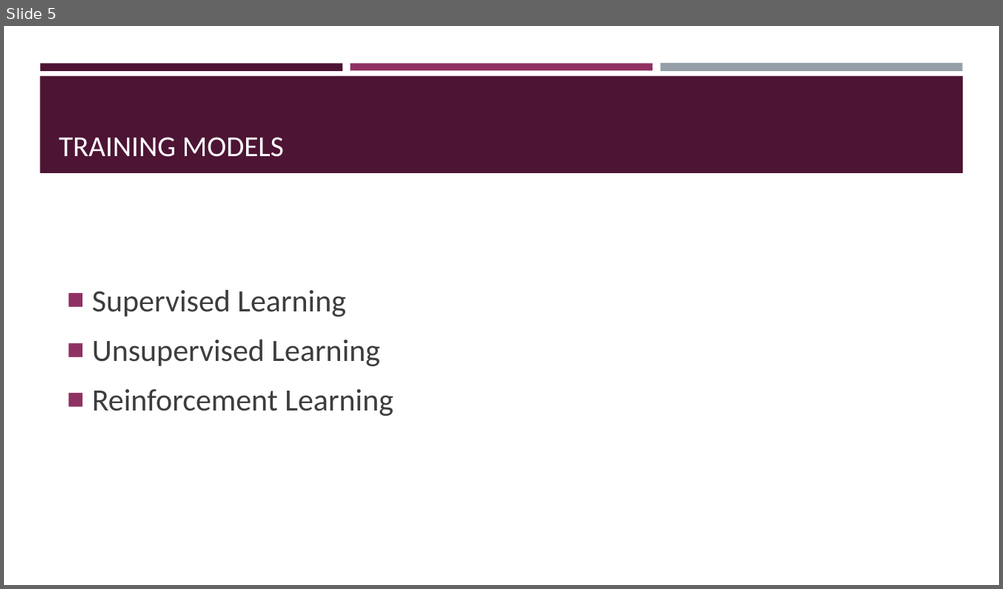
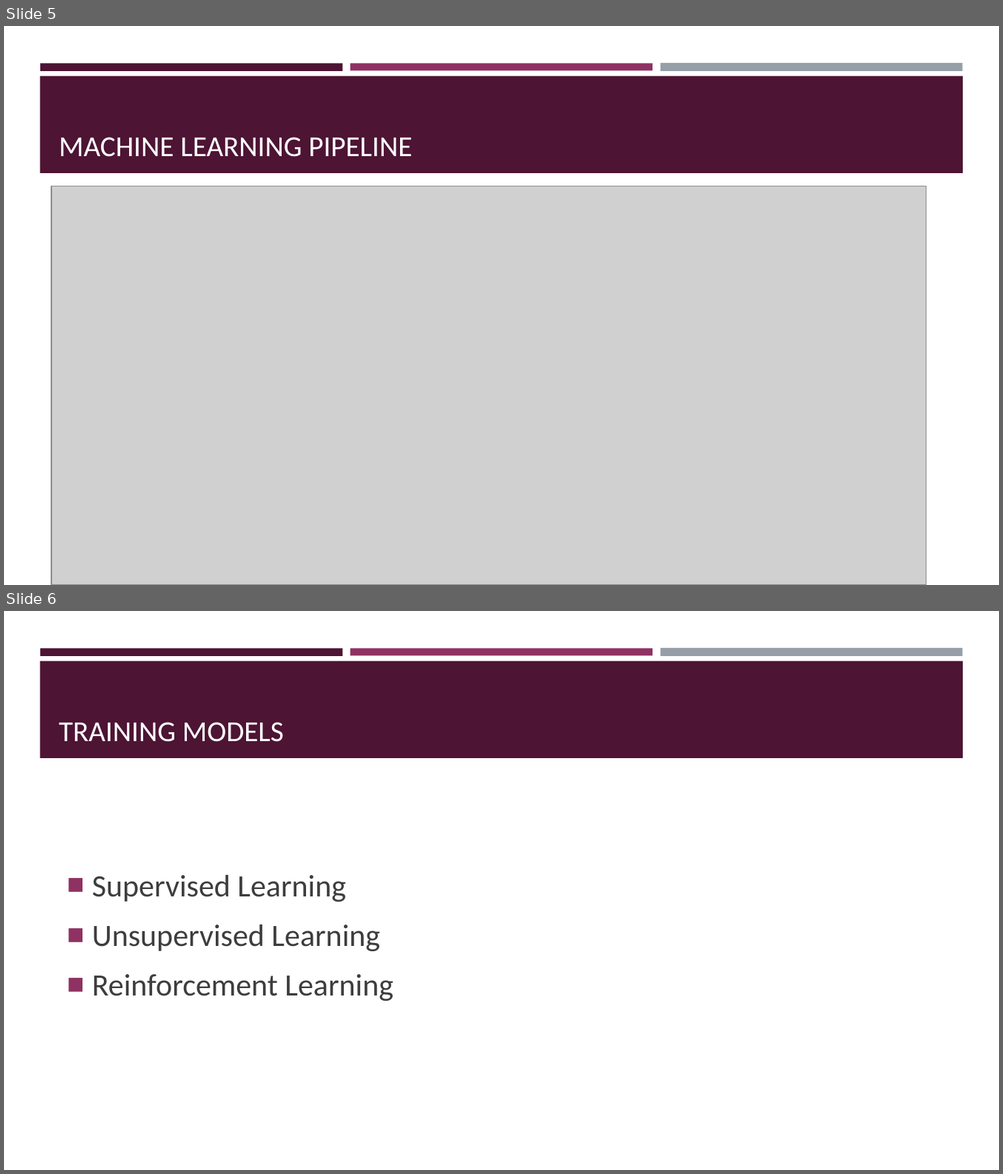
Before and after one commit to BeiyuLinCS/beiyulin.github.io, a slide deck: teach/spring_21/behavior_modeling/week4_multi_disciplinary.pptx. Shown one above the other, each under a label of ours: slide 5 before the commit, slides 5 and 6 after it. The pictures are 1003x589 and 1003x1174 pixels, drawn with LibreOffice and Linux fonts; fonts in the diff are those of the drawing; grey boxes stand for pictures. Boxes give left, top, right and bottom in pixels: in the first picture for what was removed or moved away, otherwise in the second. Text is boxed around its words. In the diff, an @@ line names an element or a change of style, - is before the commit and + after.

```diff
--- a/teach/spring_21/behavior_modeling/week4_multi_disciplinary.pptx
+++ b/teach/spring_21/behavior_modeling/week4_multi_disciplinary.pptx
@@ slide 5 added at box(4, 26, 999, 585), background #FFFFFF; not listed: 4 template elements that a slide beside it also shows @@
@@ title added at box(59, 137, 412, 157), 28 pt, text #FFFFFF @@
+MACHINE LEARNING PIPELINE
@@ picture added at box(52, 187, 926, 585) @@
@@ what was slide 5 is now slide 6 @@
```
Also in this commit, not shown: 18 other files.
